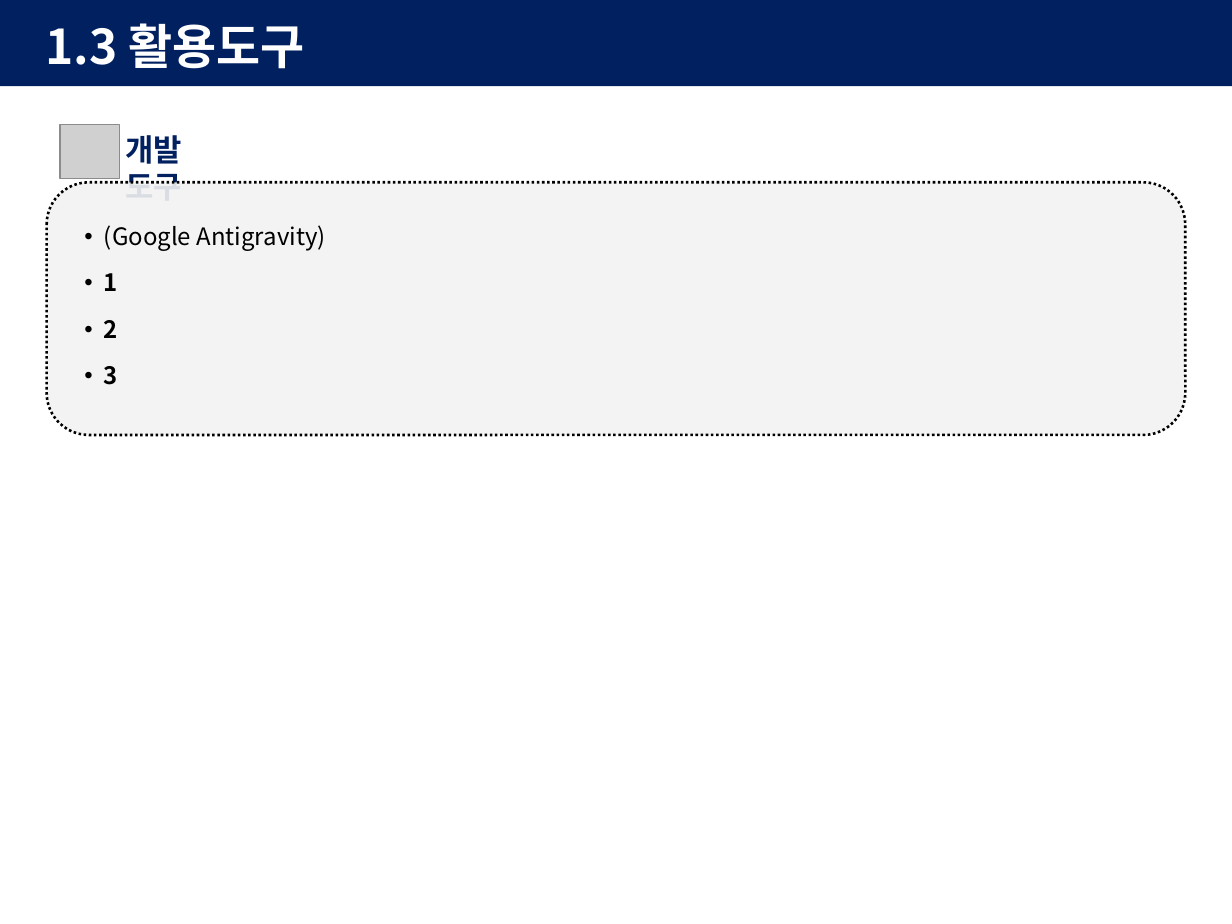
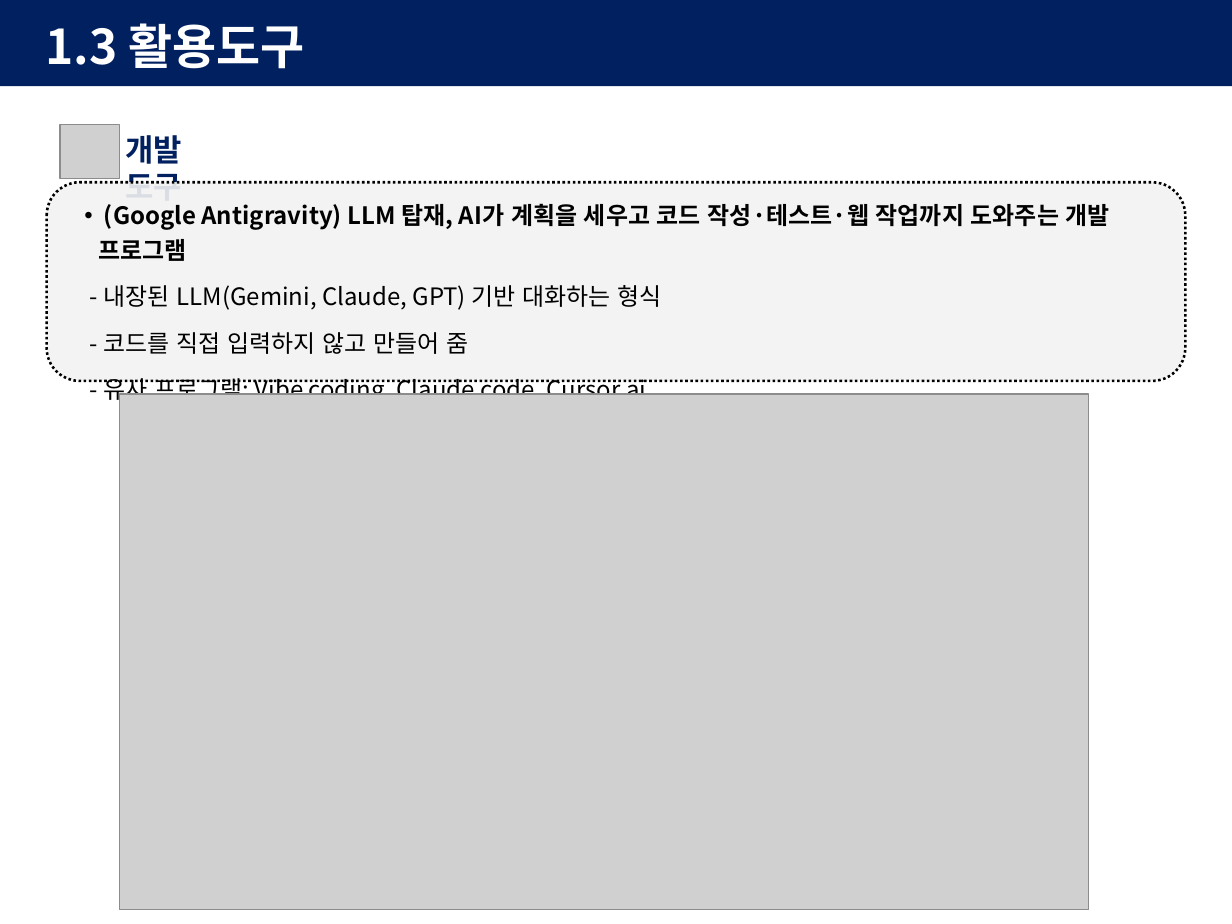
Before and after one commit to khenv0005-hue/kunhwa, a slide deck: slide 4 of 발표 이걸로.pptx (slide 5 before the commit). Drawn at 1232x924 pixels with LibreOffice and Linux fonts; fonts in the diff are those of the drawing; grey boxes stand for pictures. Boxes give left, top, right and bottom in pixels: in the first picture for what was removed or moved away, otherwise in the second. Text is boxed around its words. In the diff, an @@ line names an element or a change of style, - is before the commit and + after.

Commit message:
작업 내용 업데이트

```diff
--- a/발표 이걸로.pptx
+++ b/발표 이걸로.pptx
@@ rounded rectangle: place and size @@
-rounded rectangle at <box>47,182,1185,435</box>
+rounded rectangle at <box>47,182,1185,381</box>
@@ text at <box>99,203,1110,405</box>: text changed @@
-• (Google Antigravity)
-• 1
-• 2
-• 3
+• (Google Antigravity) LLM 탑재, AI가 계획을 세우고 코드 작성·테스트·웹 작업까지 도와주는 개발 프로그램
+- 내장된 LLM(Gemini, Claude, GPT) 기반 대화하는 형식
+- 코드를 직접 입력하지 않고 만들어 줌
+- 유사 프로그램: Vibe coding, Claude code, Cursor ai
@@ picture added at <box>120,394,1088,909</box> @@
```
Also in this commit, not shown: 6 other slides changed, 1 slide added, 3 slides removed.
